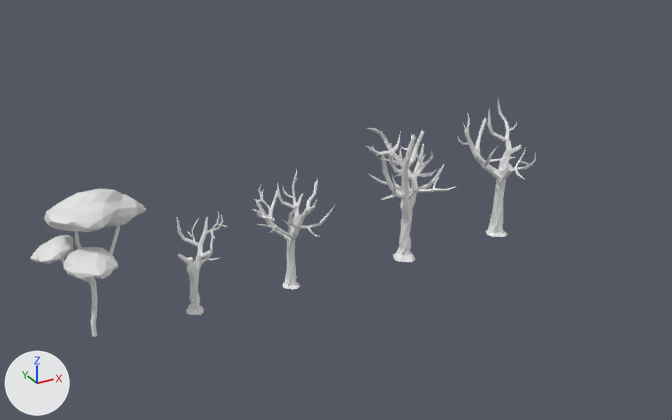
The Blender file Models/Blend/UndeadBiomeTrees.blend: old version first, new version second.
The view is the same before and after, from a 50 mm camera at (-16.92, -20.45, 12.19) aimed at (-5.42, 0.47, 1.73). Every picture has the same lights, and +X, +Y and +Z are marked at lower left.

The older version as bpy lines, for what is in view:
```python
ob_cylinder_042 = bpy.data.objects.new('Cylinder.042', me_cylinder)
ob_cylinder_042.location = (-3.36, 0.0, 0.0)
ob_cylinder_042.scale = (0.0381, 0.0381, 0.0381)
ob_cylinder_043 = bpy.data.objects.new('Cylinder.043', me_cylinder_070)
ob_cylinder_043.location = (-7.06, 0.0, 0.0)
ob_cylinder_043.scale = (0.0265, 0.0265, 0.0265)
ob_cylinder_056 = bpy.data.objects.new('Cylinder.056', me_cylinder_087)
ob_cylinder_056.location = (0.0, 0.0, 0.0)
ob_cylinder_056.scale = (0.0349, 0.0349, 0.0349)
ob_cylinder_057 = bpy.data.objects.new('Cylinder.057', me_cylinder_088)
ob_cylinder_057.location = (-9.86, 0.0, 0.0)
ob_cylinder_057.scale = (0.0285, 0.0285, 0.0285)
ob_mball_015 = bpy.data.objects.new('Mball.015', me_mesh_001)
ob_mball_015.location = (-12.51, 0.0, 0.0)
ob_mball_015.rotation_euler = (-0.369, 0.115, -0.507)  # degrees (-21, 6.6, -29)
ob_mball_015.scale = (0.493, 0.304, 0.162)
```
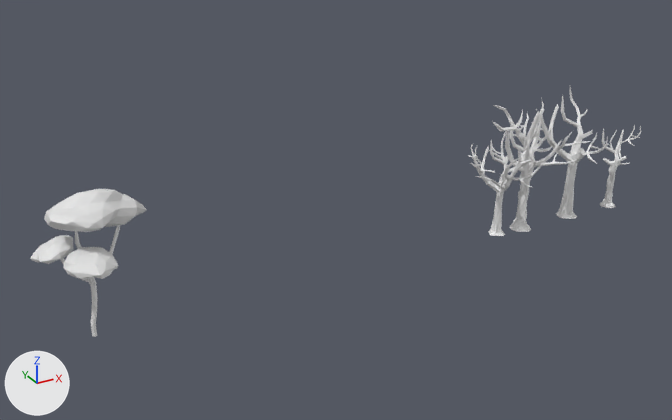
The change, as a diff of the scene's bpy script:
```diff
--- a/Models/Blend/UndeadBiomeTrees.blend.py
+++ b/Models/Blend/UndeadBiomeTrees.blend.py
@@ ob_cylinder_042 @@
 ob_cylinder_042 = bpy.data.objects.new('Cylinder.042', me_cylinder)
-ob_cylinder_042.location = (-3.36, 0.0, 0.0)
+ob_cylinder_042.location = (0.93, 0.0, 0.0)
 ob_cylinder_042.scale = (0.0381, 0.0381, 0.0381)
@@ ob_cylinder_043 @@
 ob_cylinder_043 = bpy.data.objects.new('Cylinder.043', me_cylinder_070)
-ob_cylinder_043.location = (-7.06, 0.0, 0.0)
+ob_cylinder_043.location = (0.0, 0.0, 0.0)
 ob_cylinder_043.scale = (0.0265, 0.0265, 0.0265)
@@ ob_cylinder_056 @@
 ob_cylinder_056 = bpy.data.objects.new('Cylinder.056', me_cylinder_087)
-ob_cylinder_056.location = (0.0, 0.0, 0.0)
+ob_cylinder_056.location = (2.83, 0.0, 0.0)
 ob_cylinder_056.scale = (0.0349, 0.0349, 0.0349)
@@ ob_cylinder_057 @@
 ob_cylinder_057 = bpy.data.objects.new('Cylinder.057', me_cylinder_088)
-ob_cylinder_057.location = (-9.86, 0.0, 0.0)
+ob_cylinder_057.location = (4.58, 0.0, 0.0)
 ob_cylinder_057.scale = (0.0285, 0.0285, 0.0285)
```

Changed parts and their boxes [x1, y1, x2, y2] in the pictures (672 x 420 px):
'Cylinder.042', moved
    before: [366, 128, 457, 262]
    after: [489, 105, 577, 232]
'Cylinder.056', moved
    before: [457, 99, 536, 237]
    after: [532, 87, 608, 219]
'Cylinder.043', moved
    before: [251, 170, 335, 289]
    after: [468, 131, 548, 236]
'Cylinder.057', moved
    before: [177, 212, 227, 315]
    after: [600, 125, 641, 208]
